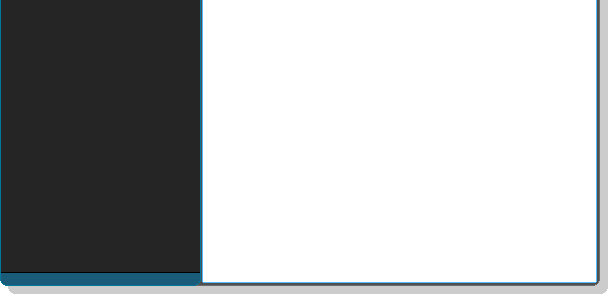
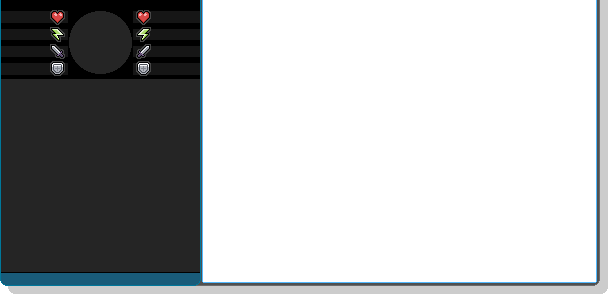
Layers edited between the first and the second 608 × 294 image:
added layer "graph_bg" above "stats_bg" over [68, 0, 133, 79]
added layer "stats_bg" above "shadow" over [1, 0, 200, 79]
